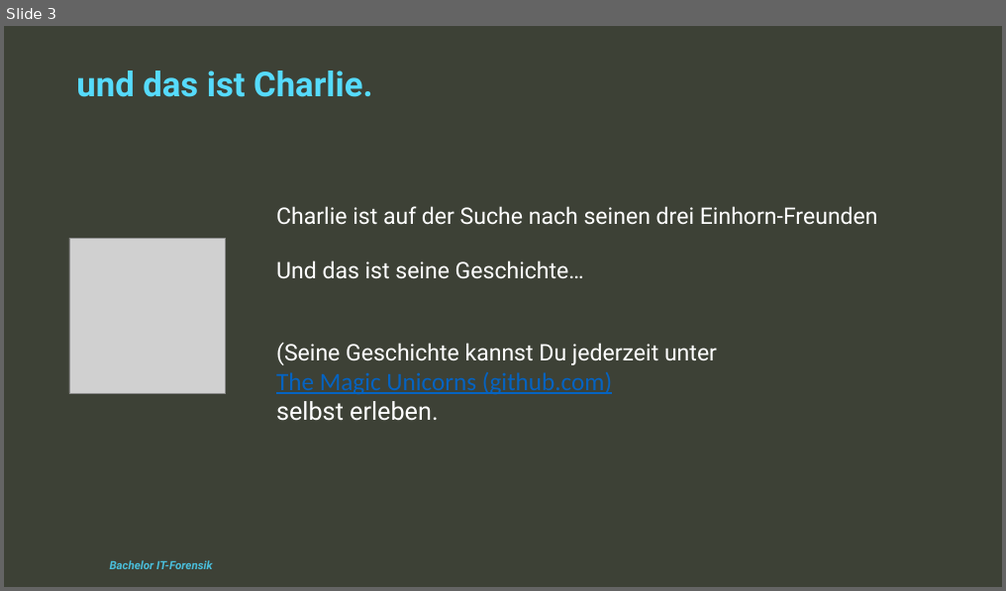
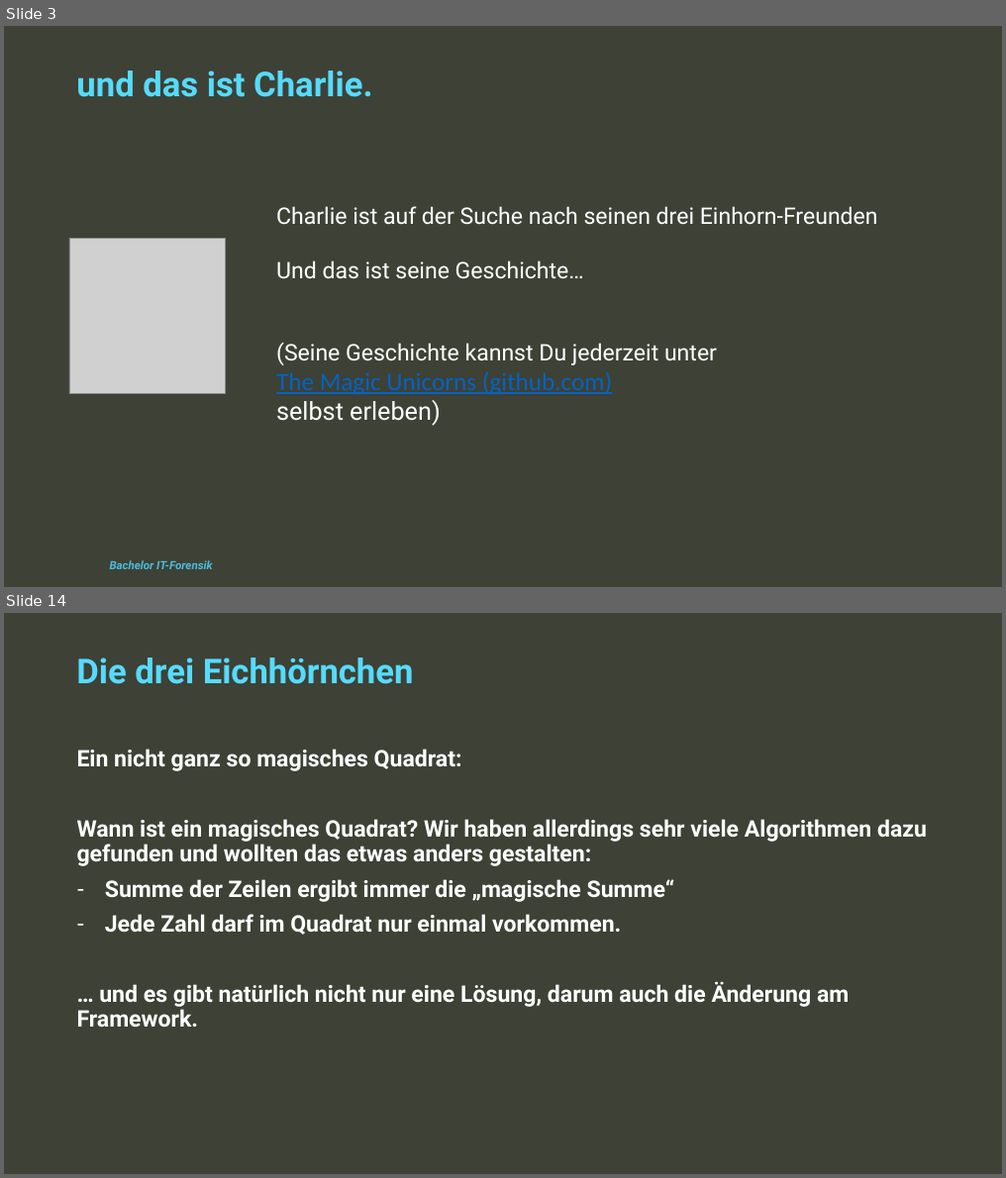
Before and after one commit to The-Magic-Unicorns/pythonescaperoom, a slide deck: TheStory/ProgrammierungII_Gruppe6Mün_EscapeRoom_Präsentation.pptx. Shown one above the other, each under a label of ours: slide 3 before the commit, slides 3 and 14 after it; the slides between them are not shown. The pictures are 1006x591 and 1006x1178 pixels, drawn with LibreOffice and Linux fonts; fonts in the diff are those of the drawing; grey boxes stand for pictures; background and template pictures are left out. Boxes give left, top, right and bottom in pixels: in the first picture for what was removed or moved away, otherwise in the second. Text is boxed around its words. In the diff, an @@ line names an element or a change of style, - is before the commit and + after.

```diff
--- a/TheStory/ProgrammierungII_Gruppe6Mün_EscapeRoom_Präsentation.pptx
+++ b/TheStory/ProgrammierungII_Gruppe6Mün_EscapeRoom_Präsentation.pptx
@@ slide 14 added at (4, 613, 1002, 1174), background #3D4136 @@
@@ text added at (76, 658, 414, 684), 33 pt, text #56DBFD, bold @@
+Die drei Eichhörnchen
@@ text added at (77, 749, 927, 1027), 22 pt, text #FFFFFF, bold @@
+Ein nicht ganz so magisches Quadrat:
+Wann ist ein magisches Quadrat? Wir haben allerdings sehr viele Algorithmen dazu gefunden und wollten das etwas anders gestalten:
+– Summe der Zeilen ergibt immer die „magische Summe“
+– Jede Zahl darf im Quadrat nur einmal vorkommen.
+… und es gibt natürlich nicht nur eine Lösung, darum auch die Änderung am Framework.
@@ slide 3 changed as well @@
@@ text at (276, 400, 441, 426): text changed @@
-selbst erleben.
+selbst erleben)
```
Also in this commit, not shown: 1 other slide changed, 11 other slides added, 2 slides removed.
